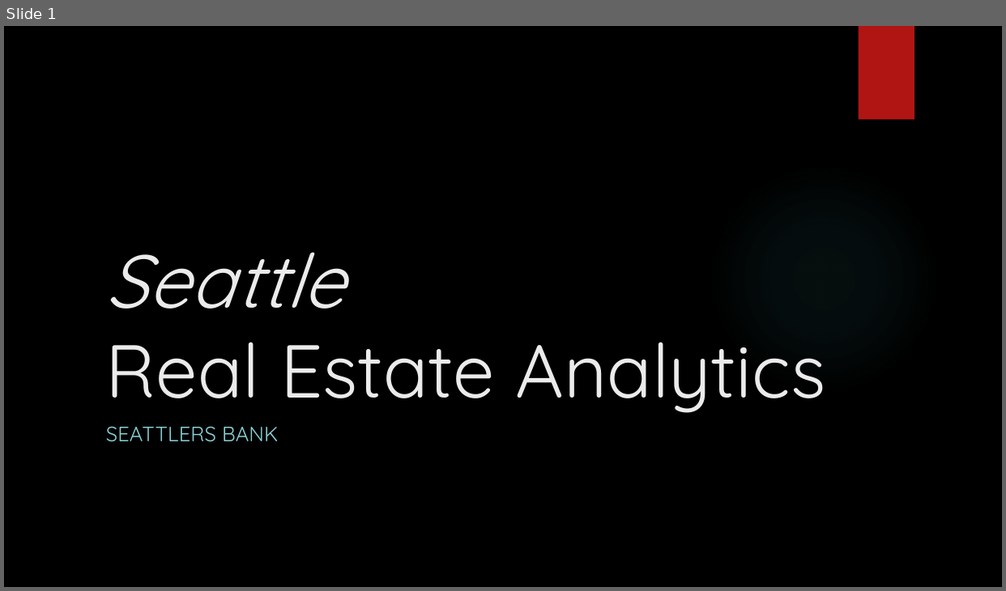
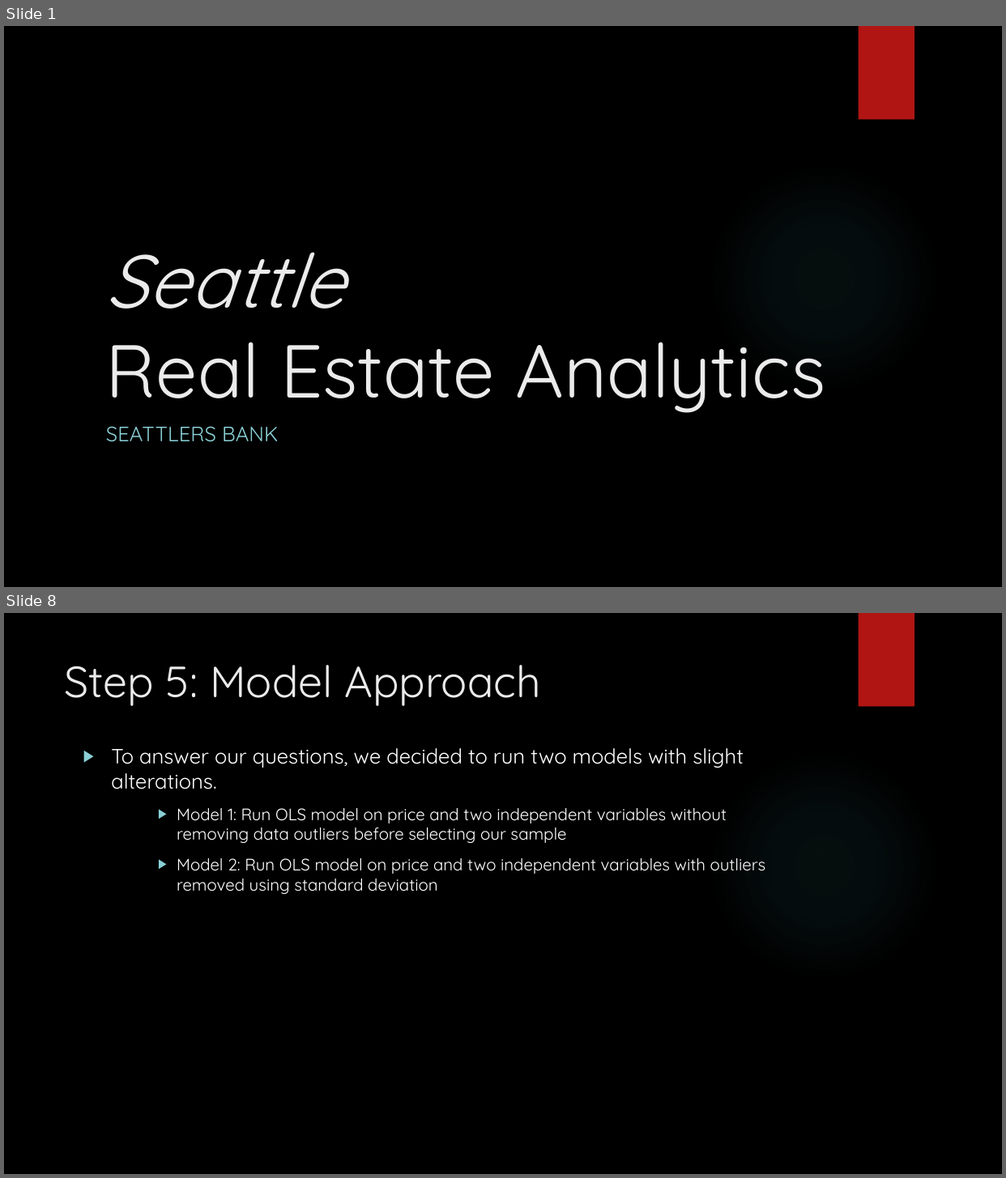
Before and after one commit to Silkways/Seattlers, a slide deck: Flatiron_Mod_1_Slides.pptx. Shown one above the other, each under a label of ours: slide 1 before the commit, slides 1 and 8 after it; the slides between them are not shown. The pictures are 1006x591 and 1006x1178 pixels, drawn with LibreOffice and Linux fonts; fonts in the diff are those of the drawing; background and template pictures are left out. Boxes give left, top, right and bottom in pixels: in the first picture for what was removed or moved away, otherwise in the second. Text is boxed around its words. In the diff, an @@ line names an element or a change of style, - is before the commit and + after.

```diff
--- a/Flatiron_Mod_1_Slides.pptx
+++ b/Flatiron_Mod_1_Slides.pptx
@@ slide 8 added at (x1=4, y1=613, x2=1002, y2=1174), background picture (left out); not listed: 2 template elements that a slide beside it also shows @@
@@ title added at (x1=65, y1=665, x2=541, y2=706), 42 pt, text #EBEBEB @@
+Step 5: Model Approach
@@ text added at (x1=111, y1=748, x2=766, y2=894), 16 pt, text #FFFFFF @@
+▶ To answer our questions, we decided to run two models with slight alterations.
+    ▶ Model 1: Run OLS model on price and two independent variables without removing data outliers before selecting our sample
+    ▶ Model 2: Run OLS model on price and two independent variables with outliers removed using standard deviation
```
Also in this commit, not shown: 1 slide changed, 7 other slides added, 2 slides removed, 2 other files.
